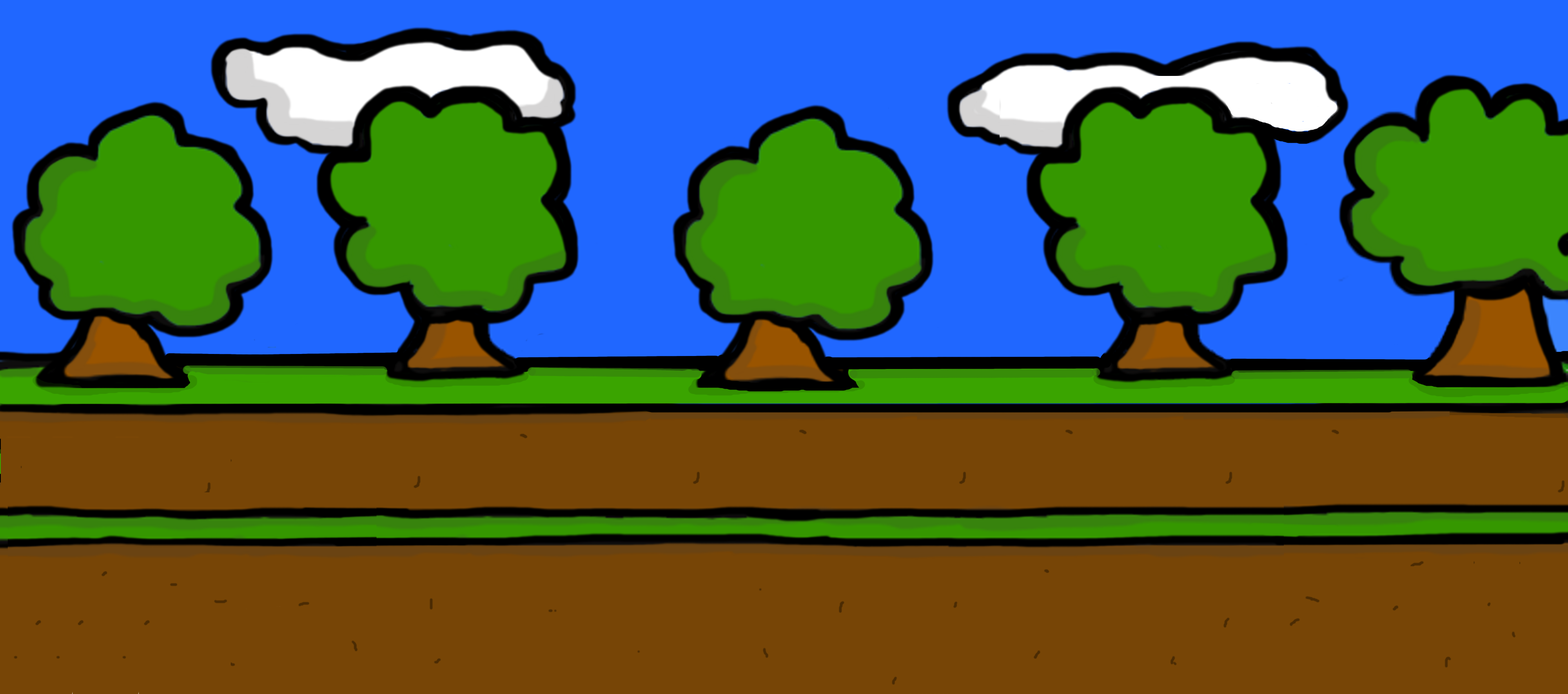
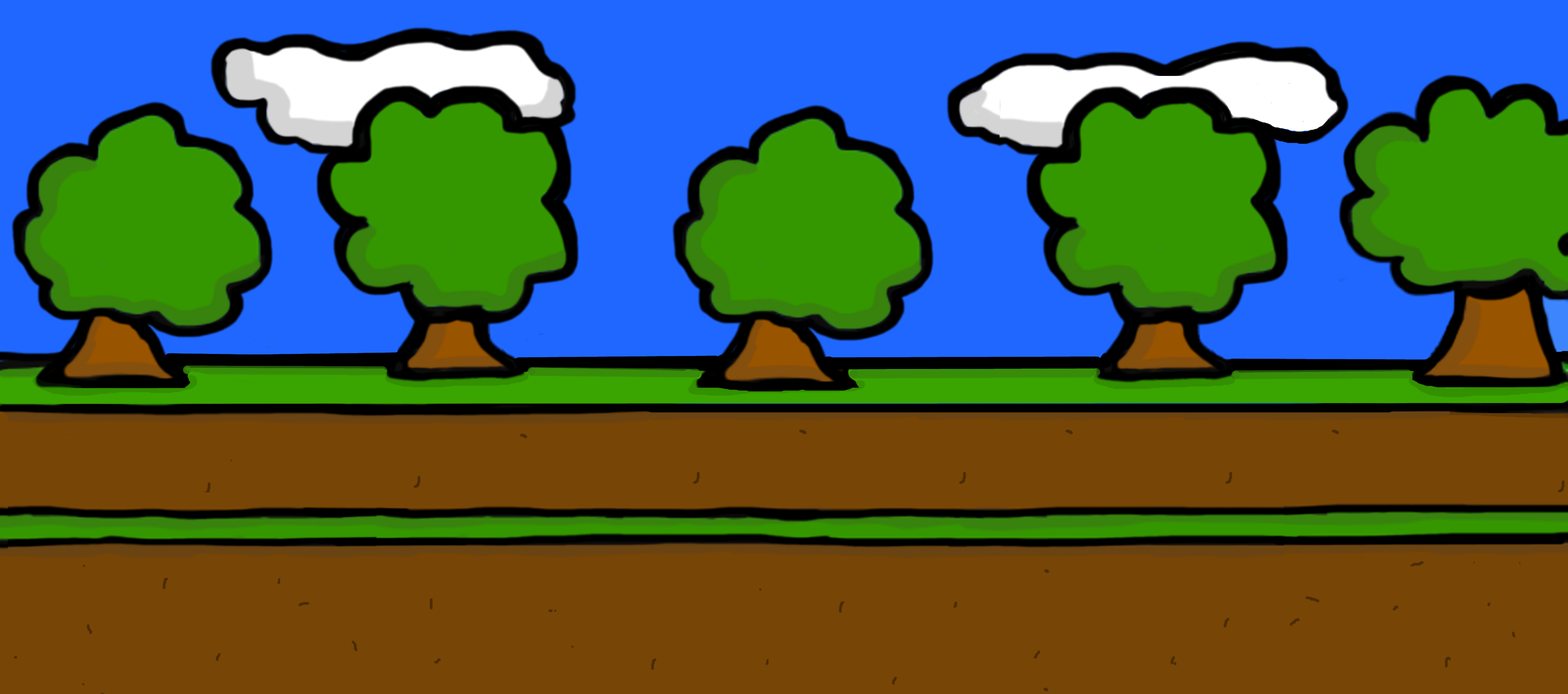
Comparing the layer stacks of the two 1568 × 694 images. Changes:
painted on "level1background_2160p.png" over box(0, 412, 1049, 694)
